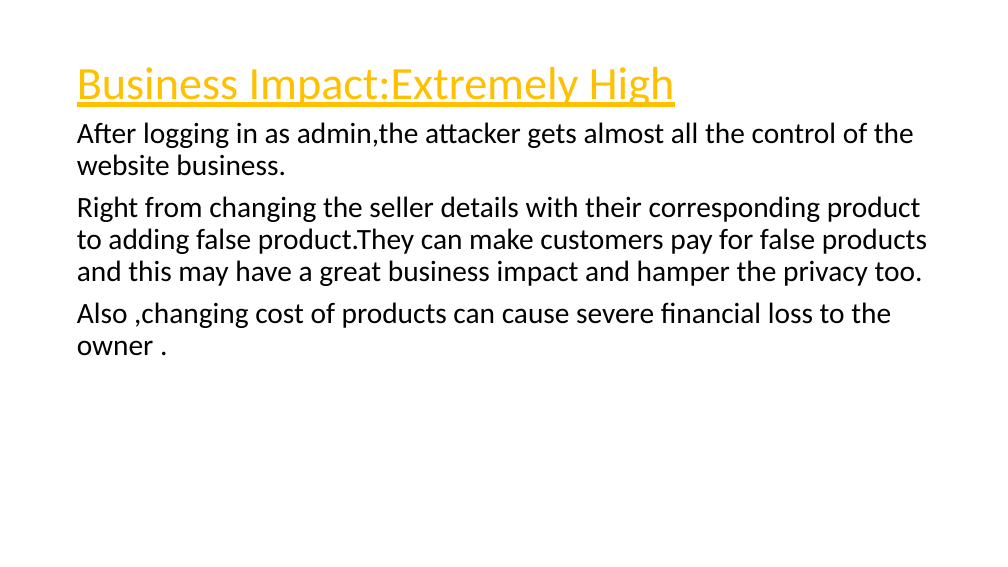
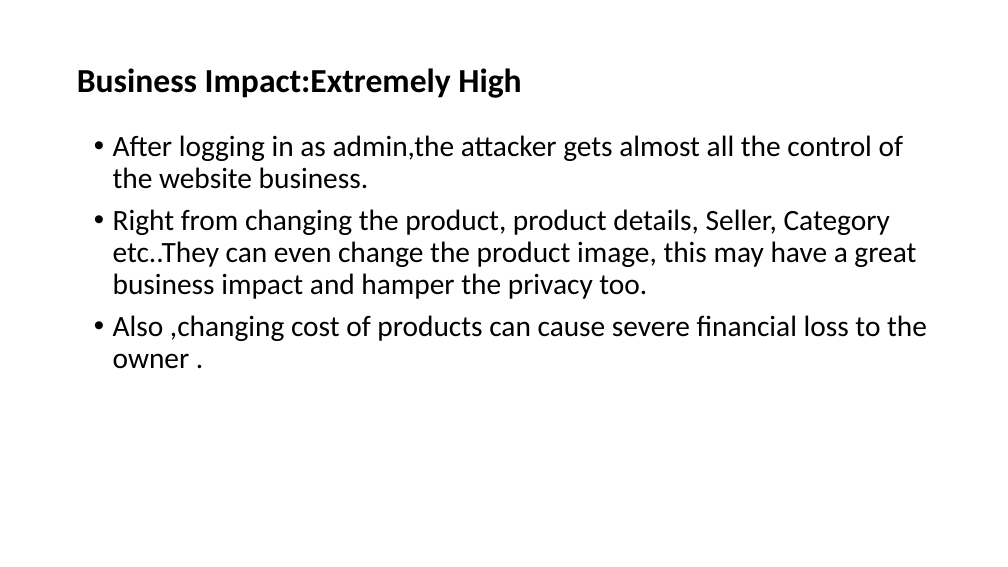
Before and after one commit to RocktimRajkumar/CEH-hack-a-thon, a slide deck: slide 30 of reports/Lifestyle Store/LifeStyle Store Application Reports.pptx. Drawn at 1008x567 pixels with LibreOffice and Linux fonts; fonts in the diff are those of the drawing. Boxes give left, top, right and bottom in pixels: in the first picture for what was removed or moved away, otherwise in the second. Text is boxed around its words. In the diff, an @@ line names an element or a change of style, - is before the commit and + after.

```diff
--- a/reports/Lifestyle Store/LifeStyle Store Application Reports.pptx
+++ b/reports/Lifestyle Store/LifeStyle Store Application Reports.pptx
@@ title "Business Impact:Extremely High" at (77, 68, 521, 98): size 44 to 32 pt, text colour #FFC000 to #000000, bold on, underline off @@
@@ text "After logging in as admin,the ...": place and size @@
-text "After logging in as admin,the ..." at (77, 122, 927, 356)
+text "After logging in as admin,the ..." at (113, 135, 927, 369)
@@ text at (113, 135, 927, 369): bullet none to • @@
@@ text at (113, 209, 916, 299): text changed @@
-Right from changing the seller details with their corresponding product to adding false product.They can make customers pay for false products and this may have a great business impact and hamper the privacy too.
+• Right from changing the product, product details, Seller, Category etc..They can even change the product image, this may have a great business impact and hamper the privacy too.
```
Also in this commit, not shown: 23 other slides changed, 3 slides added, 3 slides removed, 1 other file.
